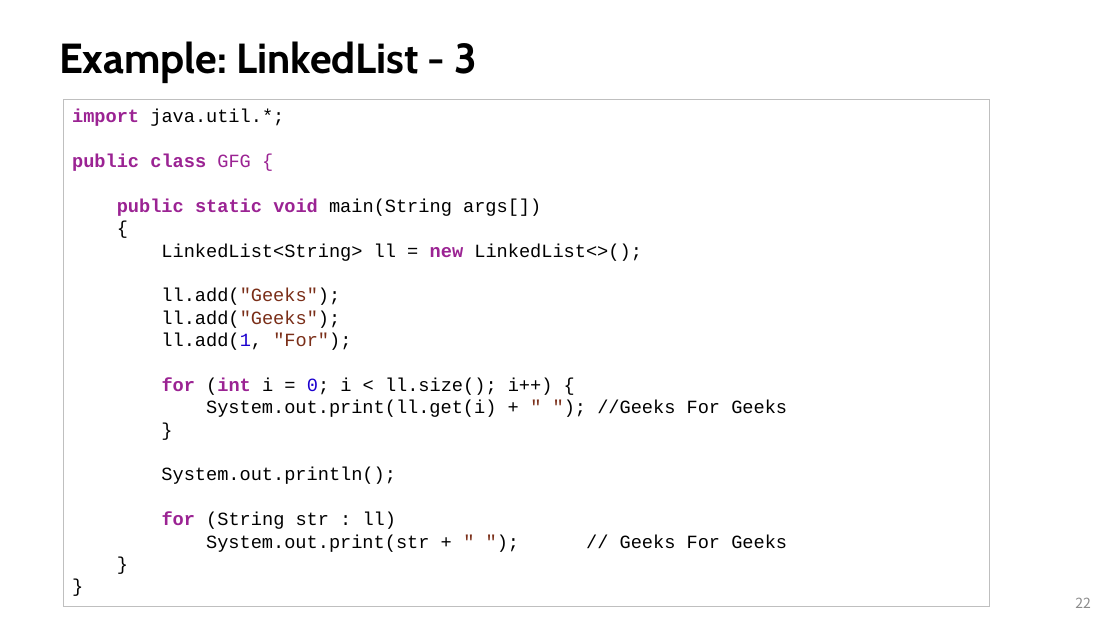
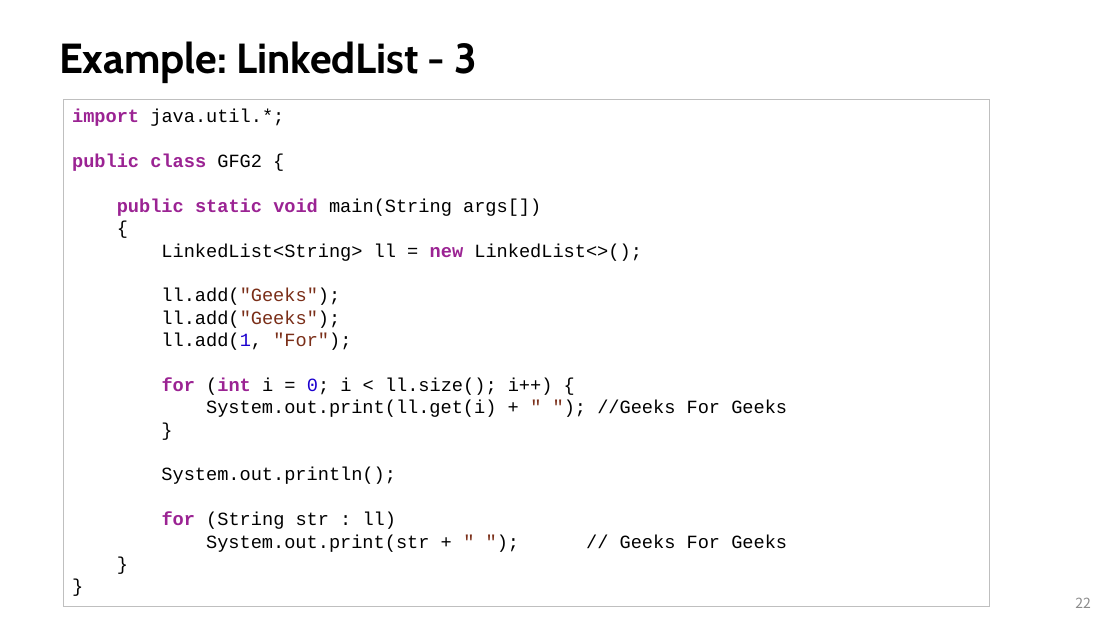
Before and after one commit to iklee99/JavaClass, a slide deck: slide 22 of slides/10_Collections.pptx. Drawn at 1120x630 pixels with LibreOffice and Linux fonts; fonts in the diff are those of the drawing. Boxes give left, top, right and bottom in pixels: in the first picture for what was removed or moved away, otherwise in the second. Text is boxed around its words. In the diff, an @@ line names an element or a change of style, - is before the commit and + after.

```diff
--- a/slides/10_Collections.pptx
+++ b/slides/10_Collections.pptx
@@ text in rectangle at <box>72,154,262,171</box>: text changed @@
-public class GFG {
+public class GFG2 {
```
Also in this commit, not shown: 2 other slides changed, 14 other files.
